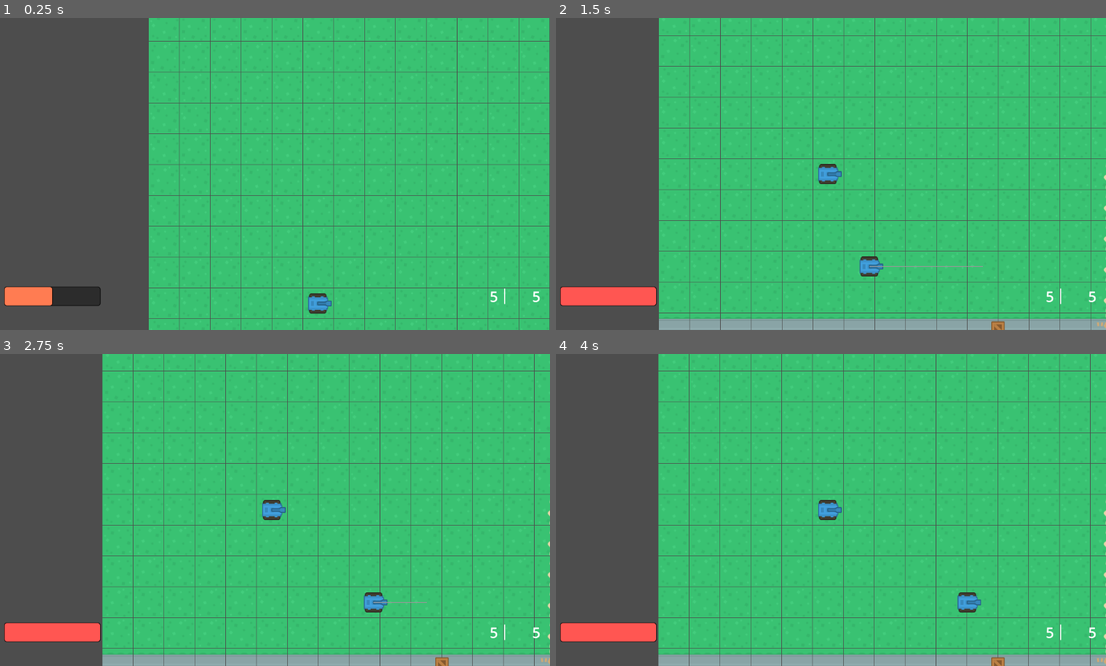
Above: before the commit, frames 1-4 (two rows, left to right).
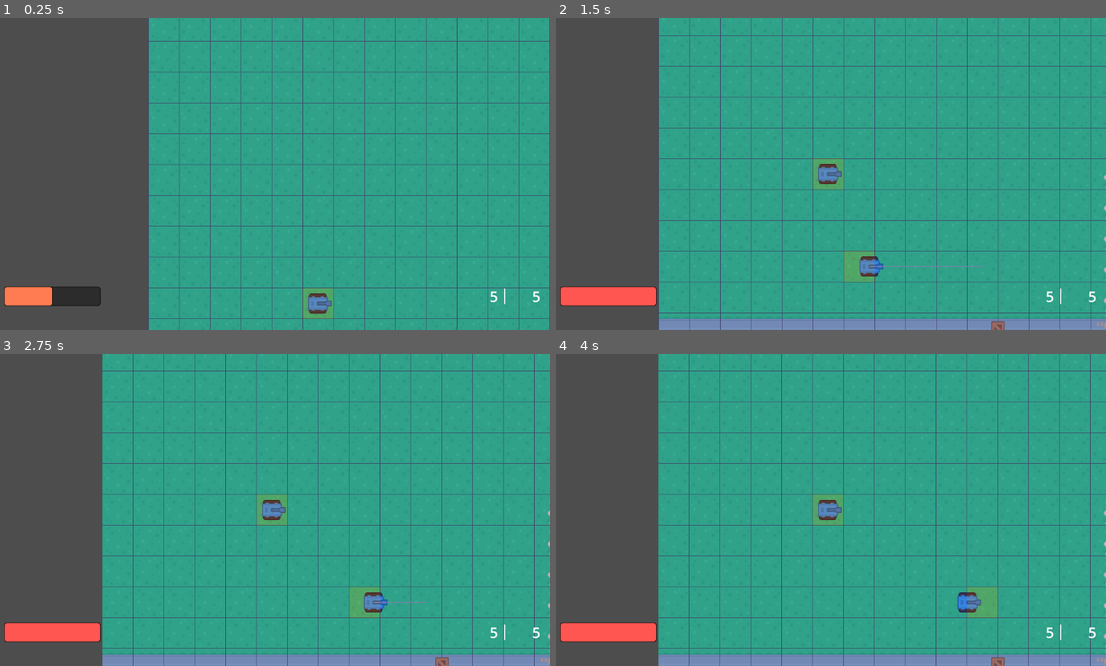
Above: after the commit, the same moments.

Repository: BrianMosbeux/Steel_Storm
Game: Godot game, scene res://scenes/main.tscn
Two runs of this game, one before a commit and one after it. Both use one fixed random seed, a clock stepped at 60 frames per second and the inputs below.
Inputs:
- Up to frame 1 (0.25 s): no input
- Up to frame 2 (1.5 s): no input
- Up to frame 3 (2.75 s): no input
- Up to frame 4 (4 s): no input

The runs differ from the first frame. In frame 1, 73% of the frame differs, in the area x 27-100%, y 0-100%; in frame 2, 81%, in the area x 18-100%, y 0-100%; in frame 3, 81%; in frame 4, 81%.

Commit message:
Enable Weapon swithchin part 1
Create weapon manager node
in player.gd move all things related to the weapon to the weapon_manager.gd (_unhandled_input(), get_player_aim_input(), aim_dir, dead_zone)
in hud.gd create a separate function set_weapon() to update the hud nodes related to the weapon

Diff:
--- /dev/null
+++ b/scenes/barrel_1.tscn
@@ -0,0 +1,5 @@
+[gd_scene load_steps=2 format=3 uid="uid://b2c1bxj4fpft"]
+
+[ext_resource type="PackedScene" uid="uid://b8bndbs0iyr2s" path="res://scenes/weapon.tscn" id="1_hiwmp"]
+
+[node name="Barrel_1" instance=ExtResource("1_hiwmp")]
--- a/scenes/path_finding.tscn
+++ b/scenes/path_finding.tscn
@@ -4,5 +4,6 @@
 
 [node name="PathFinding" type="Node2D"]
 script = ExtResource("1_8xved")
+should_display_grid = true
 
 [node name="Grid" type="Node2D" parent="."]
--- a/scenes/player.tscn
+++ b/scenes/player.tscn
@@ -1,10 +1,11 @@
-[gd_scene load_steps=7 format=3 uid="uid://ccbtfuru36i8s"]
+[gd_scene load_steps=8 format=3 uid="uid://ccbtfuru36i8s"]
 
 [ext_resource type="Script" path="res://scripts/player.gd" id="1_xffjq"]
 [ext_resource type="Texture2D" uid="uid://bdqvfi72v3sia" path="res://assets/sprites/tank_blue/tankBody_blue_outline.png" id="2_bdwpo"]
-[ext_resource type="PackedScene" uid="uid://b8bndbs0iyr2s" path="res://scenes/weapon.tscn" id="3_87jxi"]
 [ext_resource type="PackedScene" uid="uid://bgq8mwc07yl6s" path="res://scenes/health.tscn" id="4_ilv1t"]
 [ext_resource type="PackedScene" uid="uid://hcjwhwueve55" path="res://scenes/team.tscn" id="5_ebwkj"]
+[ext_resource type="Script" path="res://scripts/weapon_manager.gd" id="5_w5q4q"]
+[ext_resource type="PackedScene" uid="uid://b2c1bxj4fpft" path="res://scenes/barrel_1.tscn" id="6_awy73"]
 
 [sub_resource type="RectangleShape2D" id="RectangleShape2D_ynfwj"]
 size = Vector2(42, 42)
@@ -19,11 +20,14 @@
 [node name="CollisionShape2D" type="CollisionShape2D" parent="."]
 shape = SubResource("RectangleShape2D_ynfwj")
 
-[node name="Weapon" parent="." instance=ExtResource("3_87jxi")]
-
 [node name="Health" parent="." instance=ExtResource("4_ilv1t")]
 
 [node name="Team" parent="." instance=ExtResource("5_ebwkj")]
 team = 1
 
 [node name="CameraRemoteTransform2D" type="RemoteTransform2D" parent="."]
+
+[node name="WeaponManager" type="Node2D" parent="."]
+script = ExtResource("5_w5q4q")
+
+[node name="Barrel_1" parent="WeaponManager" instance=ExtResource("6_awy73")]
--- a/scripts/hud.gd
+++ b/scripts/hud.gd
@@ -12,10 +12,13 @@
 func set_player(player: Player):
 	self.player = player
 	set_new_health_bar_value(player.health.health)
-	set_new_current_ammo_label_value(player.weapon.current_ammo)
-	set_new_max_ammo_label_value(player.weapon.max_ammo)
 	player.connect("player_health_changed", set_new_health_bar_value)
-	player.weapon.connect("weapon_ammo_count_changed", set_new_current_ammo_label_value)
+	set_weapon(player.weapon_manager.get_current_weapon())
+
+func set_weapon(weapon: Weapon):
+	set_new_current_ammo_label_value(weapon.current_ammo)
+	set_new_max_ammo_label_value(weapon.max_ammo)
+	weapon.connect("weapon_ammo_count_changed", set_new_current_ammo_label_value)
 
 func set_new_health_bar_value(new_health: int):
 	var origina_color: Color = Color("#ff5652")
--- a/scripts/player.gd
+++ b/scripts/player.gd
@@ -5,7 +5,8 @@
 signal died
 signal player_health_changed(new_health)
 
-@onready var weapon = $Weapon
+
+@onready var weapon_manager = $WeaponManager
 @onready var health = $Health
 @onready var team = $Team
 @onready var camera_remote_transform_2d = $CameraRemoteTransform2D
@@ -21,8 +22,6 @@
 var steering_angle: float = 2.0
 var steer_angle: float
 var acceleration: Vector2
-var aim_dir: Vector2
-var dead_zone: float = .9
 
 
 func _physics_process(delta):
@@ -32,14 +31,9 @@
 	calculate_direction()
 	velocity += acceleration * delta
 
-	get_player_aim_input(delta)
+	weapon_manager.get_player_aim_input(delta)
 	move_and_slide()
 
-func _unhandled_input(event):
-	if event.is_action_pressed("shoot") and not weapon.animation_player.is_playing():
-		weapon.shoot()
-	elif event.is_action_pressed("reload"):
-		weapon.start_reload()
 
 func get_player_move_input():
 	turn = int(Input.is_action_pressed("steer_right")) - int(Input.is_action_pressed("steer_left"))
@@ -49,11 +43,7 @@
 	if Input.is_action_pressed("brake"):
 		acceleration = transform.x * braking
 
-func get_player_aim_input(delta):
-	aim_dir = Input.get_vector("aim_left", "aim_right", "aim_up", "aim_down")
-	if aim_dir.length() > dead_zone:
-		var aim_angle: float = aim_dir.angle()
-		weapon.global_rotation = rotate_toward(weapon.global_rotation, aim_angle, 2 * delta)
+
 
 func apply_friction():
 	if velocity.length() < 5:
--- /dev/null
+++ b/scripts/weapon_manager.gd
@@ -0,0 +1,33 @@
+extends Node2D
+
+
+@onready var current_weapon:Weapon  = $Barrel_1
+
+
+var weapons: Array = []
+var aim_dir: Vector2
+var dead_zone: float = .9
+
+
+func _ready():
+	weapons = get_children()
+
+#func initialize():
+	#for weapon in weapons:
+		#weapon.initialize()
+		#
+
+func get_current_weapon():
+	return current_weapon
+
+func _unhandled_input(event):
+	if event.is_action_pressed("shoot") and not current_weapon.animation_player.is_playing():
+		current_weapon.shoot()
+	elif event.is_action_pressed("reload"):
+		current_weapon.start_reload()
+
+func get_player_aim_input(delta):
+	aim_dir = Input.get_vector("aim_left", "aim_right", "aim_up", "aim_down")
+	if aim_dir.length() > dead_zone:
+		var aim_angle: float = aim_dir.angle()
+		current_weapon.global_rotation = rotate_toward(current_weapon.global_rotation, aim_angle, 2 * delta)
